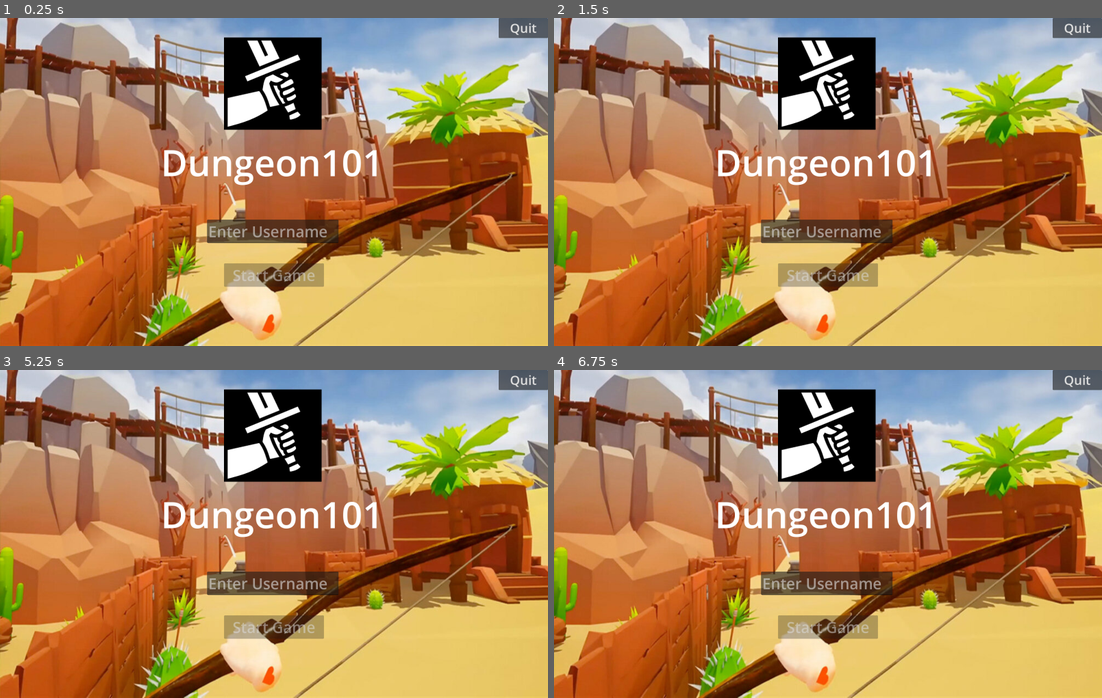
Above: before the commit, frames 1-4 (two rows, left to right).
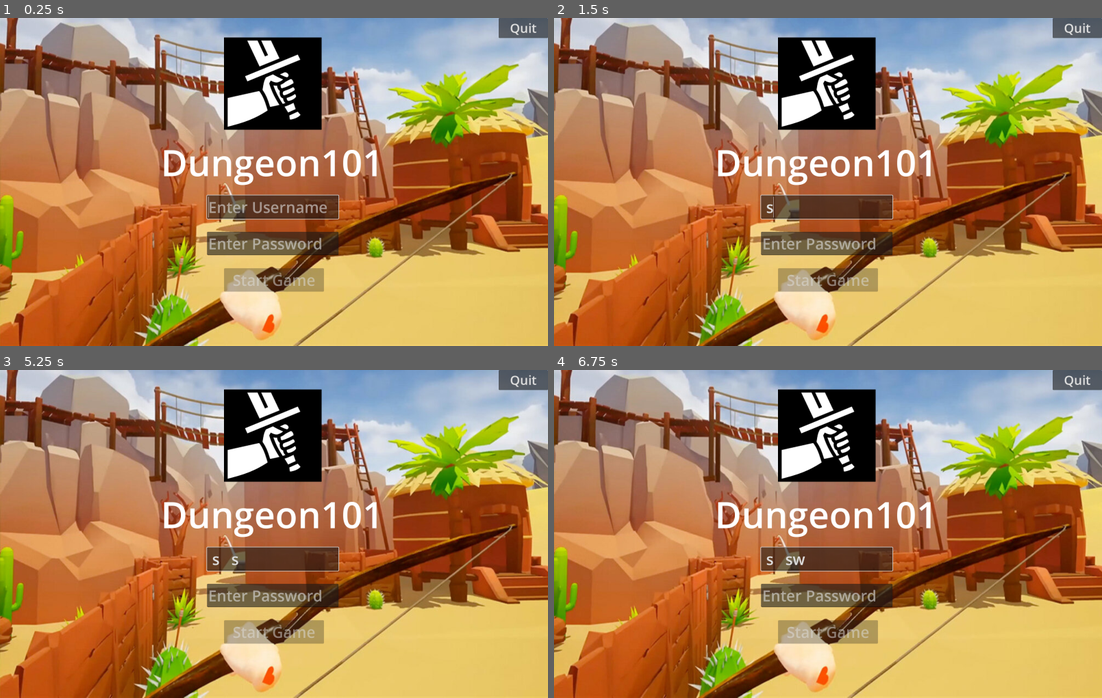
Above: after the commit, the same moments.

Repository: TheQuantifier/Isekai-Dungeons
Game: Godot game, scene res://ui/login_page/login_page.tscn
Same seed, same stepped clock (60 frames per second), same inputs: the game is played once before the commit and once after it.
Inputs:
- Up to frame 1 (0.25 s): no input
- Up to frame 2 (1.5 s): tap Enter (ui_accept) at 0.5 s; hold Right (move_right) 0.53-1.28 s; hold Enter (ui_accept) 0.53-1.28 s; tap Space (jump) at 0.77 s; hold S (move_back) from 1.28 s (still down); tap Shift (crouch) at 1.35 s
- Up to frame 3 (5.25 s): tap Space (jump) at 1.52, 3.02, 3.77, 4.52 s; tap Enter (ui_accept) at 1.55, 2, 2.85, 3.5, 3.8, 4.25, 4.35 s; release S (move_back) at 2.03 s; hold Right (move_right) 2.03-2.78 s; hold Enter (ui_accept) 2.03-2.78 s; hold W (move_forward) 2.78-3.53 s; hold Shift (crouch) 3.53-4.28 s; hold Left (move_left) 3.53-5.03 s; hold S (move_back) from 5.03 s (still down); hold Enter (ui_accept) from 5.03 s (still down)
- Up to frame 4 (6.75 s): release S (move_back) at 5.78 s; release Enter (ui_accept) at 5.78 s; hold Right (move_right) 5.78-6.53 s; tap Shift (crouch) at 5.85 s; tap Space (jump) at 6.02 s; tap Enter (ui_accept) at 6.05 s; hold W (move_forward) from 6.53 s (still down); hold Enter (ui_accept) from 6.53 s (still down)

The runs differ from the first frame. In frame 1, 4.7% of the frame differs, in the area x 37-62%, y 53-84%; in frame 2, 4.7%; in frame 3, 4.7%; in frame 4, 4.7%.

Commit message:
Added password authentication and new character creation

Diff:
--- a/autoload/game_manager.gd
+++ b/autoload/game_manager.gd
@@ -11,28 +11,36 @@
 		current_scene_path = get_tree().current_scene.scene_file_path
 
 # === Game Flow ===
-func start_new_game(username: String) -> void:
+func start_new_game(username: String, password: String, is_new: bool) -> void:
 	var save_path := "res://data/characters/%s.tres" % username
 
-	if ResourceLoader.exists(save_path):
-		var loaded_res := ResourceLoader.load(save_path)
-		if loaded_res is Character:
-			current_character = loaded_res
-			print("Loaded existing character: %s" % username)
-		else:
-			push_error("File exists but is not a valid Character resource.")
-	else:
+	if is_new:
 		var new_char := Character.new()
 		new_char.char_id = username
+		new_char.password = password
 		current_character = new_char
 		var save_result := ResourceSaver.save(new_char, save_path)
 		if save_result != OK:
 			push_error("Failed to save new character to disk.")
 		else:
 			print("Created and saved new character: %s" % username)
+		go_to_character_customization()
+	else:
+		if ResourceLoader.exists(save_path):
+			var loaded_res := ResourceLoader.load(save_path)
+			if loaded_res is Character:
+				if loaded_res.password == password:
+					current_character = loaded_res
+					print("Loaded existing character: %s" % username)
+					go_to_main_menu()
+				else:
+					push_error("Password mismatch for existing character: %s" % username)
+			else:
+				push_error("File exists but is not a valid Character resource.")
+		else:
+			push_error("No character file found for: %s" % username)
 
-	go_to_main_menu()
-
+# === Scene Navigation ===
 func go_to_login_page() -> void:
 	change_scene("res://ui/login_page/login_page.tscn")
 
@@ -51,7 +59,7 @@
 func quit_game() -> void:
 	get_tree().quit()
 
-# === Scene Switching Utility ===
+# === Utility: Scene Switching ===
 func change_scene(path: String) -> void:
 	current_scene_path = path
 	get_tree().change_scene_to_file(path)
--- a/core/character/character.gd
+++ b/core/character/character.gd
@@ -28,6 +28,7 @@
 @export var current_health: int = 10
 @export var current_mana: int = 10
 @export var gold: int = 0
+@export var password: String = ""
 
 # --- Inventory System ---
 var backpack: Backpack
--- a/data/characters/Master.tres
+++ /dev/null
@@ -1,31 +0,0 @@
-[gd_resource type="Resource" script_class="Character" load_steps=3 format=3]
-
-[ext_resource type="Script" path="res://core/equipment/equipment.gd" id="1_fbqh6"]
-[ext_resource type="Script" path="res://core/character/character.gd" id="2_jyj5b"]
-
-[resource]
-script = ExtResource("2_jyj5b")
-char_id = "Master"
-char_age = 0.0
-gender = "male"
-model_path = "res://assets/character_models/scenes/male/y_bot.tscn"
-current_health = 10
-current_mana = 10
-gold = 0
-equipped_items = Array[ExtResource("1_fbqh6")]([])
-strength_stats = {
-0: 0,
-1: 0,
-2: 0
-}
-defense_stats = {
-0: 0,
-1: 0,
-2: 0,
-3: 0,
-4: 0
-}
-resistance_stats = {
-0: 0,
-1: 0
-}
--- a/data/characters/bob.tres
+++ /dev/null
@@ -1,31 +0,0 @@
-[gd_resource type="Resource" script_class="Character" load_steps=3 format=3]
-
-[ext_resource type="Script" path="res://core/equipment/equipment.gd" id="1_w16a2"]
-[ext_resource type="Script" path="res://core/character/character.gd" id="2_3sb51"]
-
-[resource]
-script = ExtResource("2_3sb51")
-char_id = "bob"
-char_age = 0.0
-gender = "male"
-model_path = "res://assets/character_models/scenes/male/y_bot.tscn"
-current_health = 10
-current_mana = 10
-gold = 0
-equipped_items = Array[ExtResource("1_w16a2")]([])
-strength_stats = {
-0: 0,
-1: 0,
-2: 0
-}
-defense_stats = {
-0: 0,
-1: 0,
-2: 0,
-3: 0,
-4: 0
-}
-resistance_stats = {
-0: 0,
-1: 0
-}
--- a/data/characters/joe.tres
+++ /dev/null
@@ -1,26 +0,0 @@
-[gd_resource type="Resource" script_class="Character" load_steps=3 format=3]
-
-[ext_resource type="Script" path="res://core/equipment/equipment.gd" id="1_el6ob"]
-[ext_resource type="Script" path="res://core/character/character.gd" id="2_pqup0"]
-
-[resource]
-script = ExtResource("2_pqup0")
-char_id = "joe"
-char_age = 0.0
-gender = "male"
-model_path = "res://assets/character_models/scenes/male/y_bot.tscn"
-current_health = 10
-gold = 0
-equipped_items = Array[ExtResource("1_el6ob")]([])
-strength_stats = {
-0: 0,
-1: 0,
-2: 0
-}
-defense_stats = {
-0: 0,
-1: 0,
-2: 0,
-3: 0,
-4: 0
-}
--- a/data/characters/john.tres
+++ b/data/characters/john.tres
@@ -6,26 +6,27 @@
 [resource]
 script = ExtResource("2_5vobn")
 char_id = "john"
-char_age = 15.0
-gender = "female"
-model_path = "res://assets/character_models/scenes/female/x_bot.tscn"
-current_health = 150
-current_mana = 10
-gold = 1200
+char_age = 100.0
+gender = "male"
+model_path = "res://assets/character_models/scenes/male/y_bot.tscn"
+current_health = 100
+current_mana = 200
+gold = 1234
+password = "john"
 equipped_items = Array[ExtResource("1_phn4y")]([])
 strength_stats = {
-0: 95,
-1: 80,
-2: 100
+0: 20,
+1: 10,
+2: 30
 }
 defense_stats = {
-0: 200,
-1: 150,
-2: 250,
-3: 100,
-4: 50
+0: 30,
+1: 20,
+2: 30,
+3: 20,
+4: 10
 }
 resistance_stats = {
-0: 0,
-1: 0
+0: 40,
+1: 30
 }
--- a/data/characters/samuel.tres
+++ /dev/null
@@ -1,26 +0,0 @@
-[gd_resource type="Resource" script_class="Character" load_steps=3 format=3]
-
-[ext_resource type="Script" path="res://core/equipment/equipment.gd" id="1_eojqj"]
-[ext_resource type="Script" path="res://core/character/character.gd" id="2_csod3"]
-
-[resource]
-script = ExtResource("2_csod3")
-char_id = "samuel"
-char_age = 0.0
-gender = "male"
-model_path = "res://assets/character_models/scenes/male/y_bot.tscn"
-current_health = 10
-gold = 0
-equipped_items = Array[ExtResource("1_eojqj")]([])
-strength_stats = {
-0: 0,
-1: 0,
-2: 0
-}
-defense_stats = {
-0: 0,
-1: 0,
-2: 0,
-3: 0,
-4: 0
-}
--- a/ui/login_page/login_page.gd
+++ b/ui/login_page/login_page.gd
@@ -1,15 +1,94 @@
 extends Control
 
-@onready var username_field = $CenterContainer/VBoxContainer/UsernameField
-@onready var start_button = $CenterContainer/VBoxContainer/StartGameButton
+@onready var username_field: LineEdit = $CenterContainer/VBoxContainer/UsernameField
+@onready var password_field: LineEdit = $CenterContainer/VBoxContainer/PasswordField
+@onready var start_button: Button = $CenterContainer/VBoxContainer/StartGameButton
+
+@onready var wrong_password_popup_overlay: Control = $WrongPasswordPopupOverlay
+@onready var wrong_password_popup: Panel = $WrongPasswordPopupOverlay/WrongPasswordPopup
+
+@onready var create_character_dialog_overlay: Control = $CreateCharacterDialogOverlay
+@onready var create_character_dialog: Panel = $CreateCharacterDialogOverlay/CreateCharacterDialog
+
+var is_new := false
 
 func _ready() -> void:
-	start_button.disabled = true  # Start disabled
+	start_button.disabled = true
+	username_field.grab_focus()
 
-func _on_username_field_text_changed(new_text: String) -> void:
-	start_button.disabled = new_text.strip_edges() == ""
+	# Hide both overlays at startup
+	hide_overlay(wrong_password_popup_overlay)
+	hide_overlay(create_character_dialog_overlay)
+
+	# Ensure both overlays block input and appear above everything
+	wrong_password_popup_overlay.mouse_filter = Control.MOUSE_FILTER_STOP
+	create_character_dialog_overlay.mouse_filter = Control.MOUSE_FILTER_STOP
+
+	wrong_password_popup_overlay.z_index = 100
+	create_character_dialog_overlay.z_index = 100
+
+func get_trimmed_credentials() -> Dictionary:
+	return {
+		"username": username_field.text.strip_edges(),
+		"password": password_field.text.strip_edges()
+	}
+
+func show_overlay(overlay: Control) -> void:
+	start_button.disabled = true
+	overlay.move_to_front()
+	overlay.visible = true
+
+func hide_overlay(overlay: Control) -> void:
+	overlay.visible = false
+
+func _on_username_field_text_changed(_new_text: String) -> void:
+	_check_fields()
+
+func _on_password_field_text_changed(_new_text: String) -> void:
+	_check_fields()
+
+func _check_fields() -> void:
+	var creds := get_trimmed_credentials()
+	start_button.disabled = creds.username.is_empty() or creds.password.is_empty()
 
 func _on_start_game_button_pressed() -> void:
-	var username = username_field.text.strip_edges()
-	if username != "":
-		game_manager.start_new_game(username)
+	var creds := get_trimmed_credentials()
+	var save_path := "res://data/characters/%s.tres" % creds.username
+
+	if ResourceLoader.exists(save_path):
+		var loaded_res := ResourceLoader.load(save_path)
+		if not loaded_res:
+			push_error("Failed to load character file.")
+			return
+
+		if loaded_res is Character:
+			if loaded_res.password == creds.password:
+				game_manager.start_new_game(creds.username, creds.password, false)
+			else:
+				password_field.clear()
+				password_field.grab_focus()
+				show_overlay(wrong_password_popup_overlay)
+		else:
+			push_error("Character file found but is not a valid Character resource.")
+	else:
+		show_overlay(create_character_dialog_overlay)
+
+func _on_create_character_dialog_yes_pressed() -> void:
+	is_new = true
+	var creds := get_trimmed_credentials()
+	hide_overlay(create_character_dialog_overlay)
+	start_button.disabled = false
+	game_manager.start_new_game(creds.username, creds.password, true)
+
+func _on_create_character_dialog_no_pressed() -> void:
+	is_new = false
+	hide_overlay(create_character_dialog_overlay)
+	start_button.disabled = false
+
+func _on_wrong_password_ok_button_pressed() -> void:
+	hide_overlay(wrong_password_popup_overlay)
+	_check_fields()  # Re-check fields to re-enable Start button if applicable
+
+func _unhandled_key_input(event: InputEvent) -> void:
+	if event.is_action_pressed("ui_accept") and not start_button.disabled:
+		_on_start_game_button_pressed()
--- a/ui/login_page/login_page.tscn
+++ b/ui/login_page/login_page.tscn
@@ -7,6 +7,10 @@
 [sub_resource type="SystemFont" id="SystemFont_06t4h"]
 
 [sub_resource type="SystemFont" id="SystemFont_rhts7"]
+
+[sub_resource type="StyleBoxFlat" id="StyleBoxFlat_1lji1"]
+
+[sub_resource type="StyleBoxFlat" id="StyleBoxFlat_ihlnx"]
 
 [node name="LoginPage" type="Control"]
 layout_mode = 3
@@ -33,17 +37,25 @@
 
 [node name="UsernameField" type="LineEdit" parent="CenterContainer/VBoxContainer"]
 offset_left = 680.0
-offset_top = 664.0
+offset_top = 584.0
 offset_right = 1112.0
-offset_bottom = 738.0
+offset_bottom = 661.0
 theme_override_font_sizes/font_size = 50
 placeholder_text = "Enter Username"
 
+[node name="PasswordField" type="LineEdit" parent="CenterContainer/VBoxContainer"]
+offset_left = 680.0
+offset_top = 704.0
+offset_right = 1112.0
+offset_bottom = 781.0
+theme_override_font_sizes/font_size = 50
+placeholder_text = "Enter Password"
+
 [node name="StartGameButton" type="Button" parent="CenterContainer/VBoxContainer"]
 offset_left = 736.0
-offset_top = 808.0
+offset_top = 824.0
 offset_right = 1064.0
-offset_bottom = 885.0
+offset_bottom = 901.0
 theme_override_fonts/font = SubResource("SystemFont_06t4h")
 theme_override_font_sizes/font_size = 50
 disabled = true
@@ -77,5 +89,91 @@
 offset_bottom = 1080.0
 texture = ExtResource("3_1lji1")
 
+[node name="WrongPasswordPopupOverlay" type="Control" parent="."]
+layout_mode = 1
+anchors_preset = 15
+anchor_right = 1.0
+anchor_bottom = 1.0
+grow_horizontal = 2
+grow_vertical = 2
+
+[node name="WrongPasswordPopup" type="Panel" parent="WrongPasswordPopupOverlay"]
+top_level = true
+layout_mode = 0
+offset_left = 384.0
+offset_top = 304.0
+offset_right = 1360.0
+offset_bottom = 656.0
+theme_override_styles/panel = SubResource("StyleBoxFlat_1lji1")
+
+[node name="MessageLabel" type="Label" parent="WrongPasswordPopupOverlay/WrongPasswordPopup"]
+layout_mode = 2
+offset_left = 16.0
+offset_top = 40.0
+offset_right = 968.0
+offset_bottom = 256.0
+size_flags_vertical = 1
+theme_override_font_sizes/font_size = 40
+text = "You have entered the Wrong Password. Please try again!"
+horizontal_alignment = 1
+autowrap_mode = 3
+
+[node name="OkButton" type="Button" parent="WrongPasswordPopupOverlay/WrongPasswordPopup"]
+layout_mode = 2
+offset_left = 352.0
+offset_top = 232.0
+offset_right = 632.0
+offset_bottom = 311.0
+theme_override_font_sizes/font_size = 40
+text = "OK"
+
+[node name="CreateCharacterDialogOverlay" type="Control" parent="."]
+layout_mode = 1
+anchors_preset = 15
+anchor_right = 1.0
+anchor_bottom = 1.0
+grow_horizontal = 2
+grow_vertical = 2
+
+[node name="CreateCharacterDialog" type="Panel" parent="CreateCharacterDialogOverlay"]
+top_level = true
+layout_mode = 0
+offset_left = 392.0
+offset_top = 304.0
+offset_right = 1368.0
+offset_bottom = 656.0
+theme_override_styles/panel = SubResource("StyleBoxFlat_ihlnx")
+
+[node name="MessageLabel" type="Label" parent="CreateCharacterDialogOverlay/CreateCharacterDialog"]
+offset_left = 16.0
+offset_top = 40.0
+offset_right = 968.0
+offset_bottom = 256.0
+size_flags_vertical = 1
+theme_override_font_sizes/font_size = 40
+text = "There is no character by that name. Would you like to create a new character?"
+horizontal_alignment = 1
+autowrap_mode = 3
+
+[node name="YesButton" type="Button" parent="CreateCharacterDialogOverlay/CreateCharacterDialog"]
+offset_left = 144.0
+offset_top = 240.0
+offset_right = 424.0
+offset_bottom = 319.0
+theme_override_font_sizes/font_size = 40
+text = "Yes"
+
+[node name="NoButton" type="Button" parent="CreateCharacterDialogOverlay/CreateCharacterDialog"]
+offset_left = 560.0
+offset_top = 240.0
+offset_right = 840.0
+offset_bottom = 319.0
+theme_override_font_sizes/font_size = 40
+text = "No"
+
 [connection signal="text_changed" from="CenterContainer/VBoxContainer/UsernameField" to="." method="_on_username_field_text_changed"]
+[connection signal="text_changed" from="CenterContainer/VBoxContainer/PasswordField" to="." method="_on_password_field_text_changed"]
 [connection signal="pressed" from="CenterContainer/VBoxContainer/StartGameButton" to="." method="_on_start_game_button_pressed"]
+[connection signal="pressed" from="WrongPasswordPopupOverlay/WrongPasswordPopup/OkButton" to="." method="_on_wrong_password_ok_button_pressed"]
+[connection signal="pressed" from="CreateCharacterDialogOverlay/CreateCharacterDialog/YesButton" to="." method="_on_create_character_dialog_yes_pressed"]
+[connection signal="pressed" from="CreateCharacterDialogOverlay/CreateCharacterDialog/NoButton" to="." method="_on_create_character_dialog_no_pressed"]
Not shown: 1 places in ui/login_page/login_page.tscn that only renumber resources
Not shown, changed: .DS_Store
Not shown, changed: data/.DS_Store
Not shown, added: data/characters/.DS_Store
Not shown, added: data/characters/.tres
